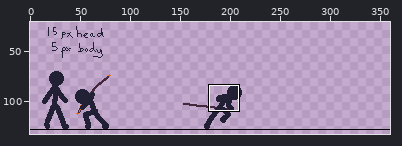
Two versions of one pixel-art file, Asesprite/Doodle2.aseprite. The picture above shows the old version from afar; the outline marks the close-up.
Close-up. Before the commit:
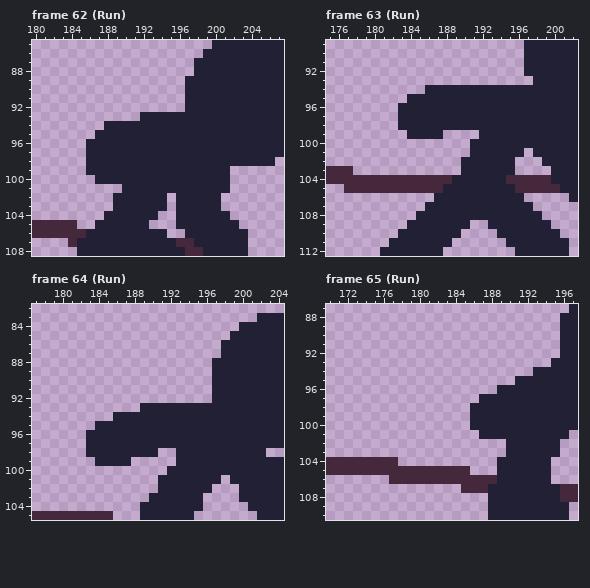
360x180 pixels, 70 frames. Shown: frame 62 (Run): x 180..207, y 85..108; frame 63 (Run): x 175..202, y 89..112; frame 64 (Run): x 177..204, y 82..105; frame 65 (Run): x 170..197, y 87..110. The wide view leaves out empty margins. The commit also changed other frames or places, which this record leaves out.
Once edited:
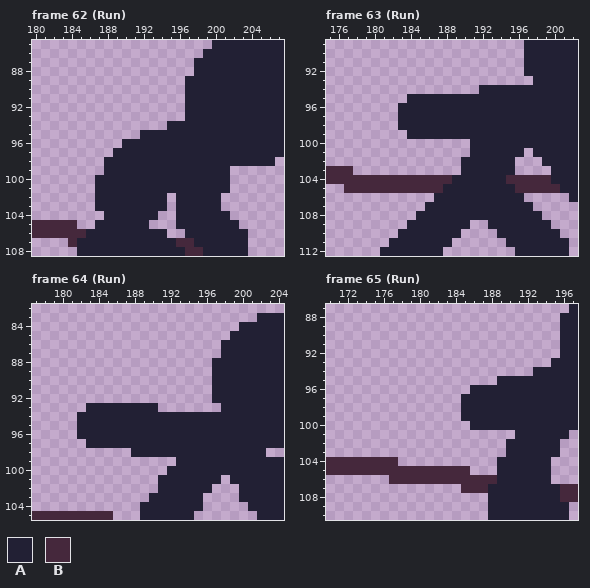
Palette (. is transparent): A #222034  B #45283c
From old to new:
Frame 62 (Run), layer "Run/BackArm":
Colour A is added in row 101 at x 187 to 189; in rows 102 to 103 at x 187 to 188.
The edit erases colour A in row 93 at x 192 to 196; in row 94 at x 188 to 194; in row 95 at x 187 to 191; in row 96 at x 186 to 189; in row 97 at x 186 to 188; in rows 98 to 99 at x 186 to 187.
Frame 63 (Run), layer "Run/BackArm":
Colour A is added in row 99 at x 188 to 191.
The edit erases colour A in row 94 at x 186 to 191.
Frame 64 (Run), layer "Run/BackArm":
Colour A is added in row 93 at x 183 to 188; in row 94 at x 182 to 185; in row 95 at x 182 to 183; in row 96 at x 182; in row 98 at x 191 to 192.
The edit erases colour A in row 93 at x 191 to 197; in row 98 at x 183 to 187; in row 99 at x 184 to 187.
Frame 65 (Run), layer "Run/BackArm":
Colour A is added in row 95 at x 189 to 190; in row 96 at x 186 to 188; in row 97 at x 185 to 186; in rows 98 to 99 at x 185.
The edit erases colour A in row 101 at x 187 to 190.
Boxes around the changes in both close-ups, in picture pixels (x1, y1, x2, y2):
changed: (86, 112, 185, 211)
erased: (425, 85, 479, 94)
added: (443, 130, 479, 139)
changed: (77, 403, 221, 466)
changed: (461, 376, 515, 439)
